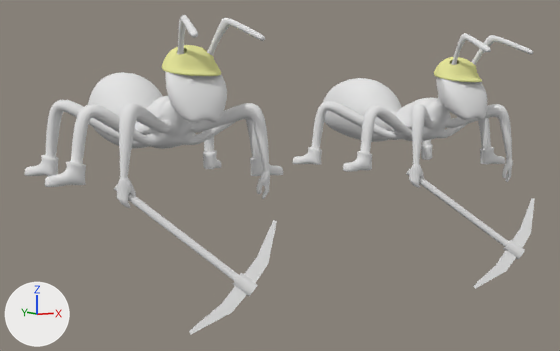
The Blender file Game/Ant.blend: old version first, new version second.
Camera for both pictures: a camera (50 mm lens) standing at (-8.43, -13.3, 1.29) and looking at (-0.23, 0.52, -0.11). The lights are fixed; the arrows at lower left show +X, +Y and +Z.

Objects in the first picture: 'Ant_Body', 'Ant_Body2', 'Ant_Pick', 'Ant_Pick2'.
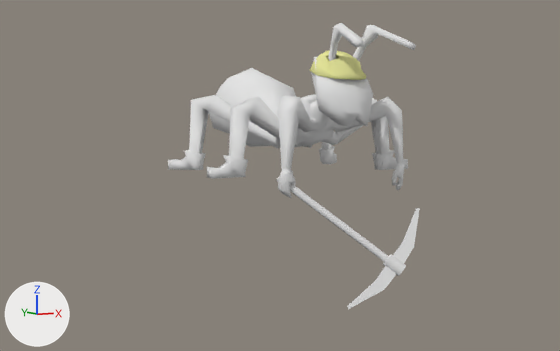
Where the change shows, as pixel boxes [x1, y1, x2, y2] in the pictures (560 x 351 px):
'Ant_Body', moved, modifiers changed: before [25, 15, 283, 208]; after [168, 23, 416, 198]
'Ant_Body2', deleted: before [293, 33, 533, 188]
'Ant_Pick', moved, turned: before [114, 184, 277, 335]; after [276, 177, 420, 309]
'Ant_Pick2', deleted: before [406, 169, 535, 289]

Edits to the bpy script that builds the scene:
```text
Remove ob_ant_body2:
    ob_ant_body2 = bpy.data.objects.new('Ant_Body2', me_ant_body)
    ob_ant_body2.location = (3.0, 0.0, 2.0)
    _m = ob_ant_body2.modifiers.new('Subsurf', 'SUBSURF')
    _m.render_levels = 3
Change ob_ant_body:
    remove _m = ob_ant_body.modifiers.new('Subsurf', 'SUBSURF')
    remove _m.render_levels = 3
    ob_ant_body.location: (-3.0, 0.0, 2.0) -> (0.0, 0.0, 2.0)
Remove ob_ant_pick2:
    ob_ant_pick2 = bpy.data.objects.new('Ant_Pick2', me_ant_pick)
    ob_ant_pick2.location = (1.71, -1.38, -0.03)
    ob_ant_pick2.rotation_euler = (2.656, -0.838, -0.0536)  # degrees (152, -48, -3.1)
    _m = ob_ant_pick2.modifiers.new('Mirror', 'MIRROR')
    _m.use_clip = True
    _m = ob_ant_pick2.modifiers.new('EdgeSplit', 'EDGE_SPLIT')
    _m.split_angle = 1.396
Change ob_ant_pick:
    add ob_ant_pick.parent = ob_ant_rh_hook
    add ob_ant_pick.matrix_parent_inverse = Matrix(((-0.746, 0.66, 0.0832, 1.288), (-0.65, -0.75, 0.121, -1.076), (0.142, 0.0364, 0.989, -1.751), (0.0, 0.0, 0.0, 1.0)))
    ob_ant_pick.location: (-4.294, -1.383, -0.0285) -> (0.511, -1.594, 1.756)
    ob_ant_pick.rotation_euler: (2.656, -0.838, -0.0536) -> (0.122, -0.0833, 2.417)  # degrees (152, -48, -3.1) -> degrees (7, -4.8, 138)
Add ob_ant_rh_hook:
    ob_ant_rh_hook = bpy.data.objects.new('Ant_RH_Hook', None)
    ob_ant_rh_hook.location = (-1.294, -1.383, -0.0285)
    ob_ant_rh_hook.rotation_euler = (2.656, -0.838, -0.0536)  # degrees (152, -48, -3.1)
```
